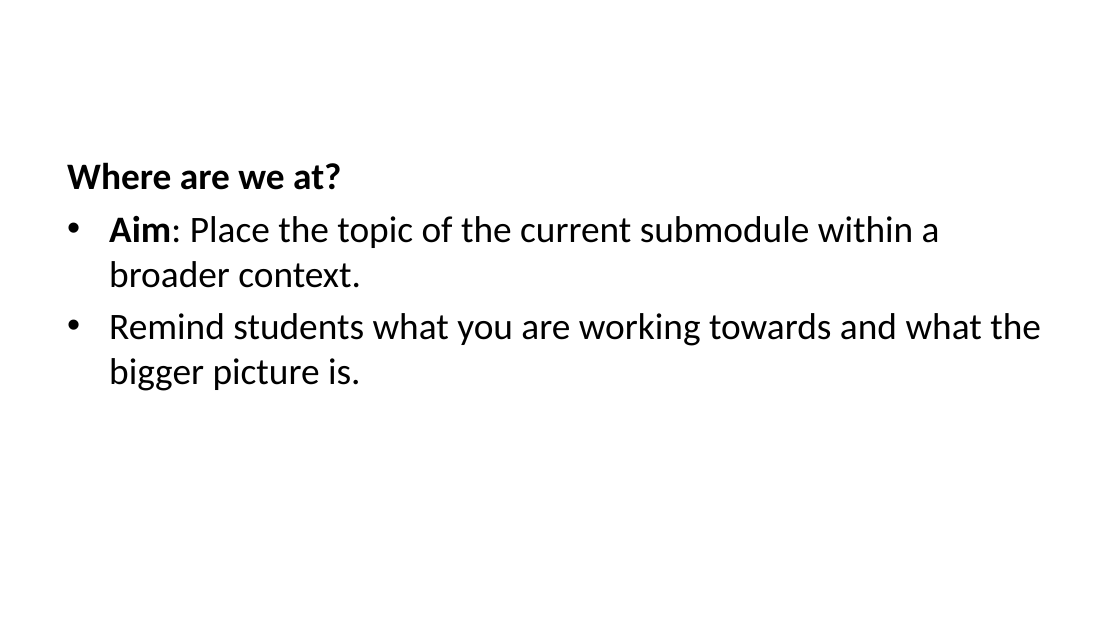
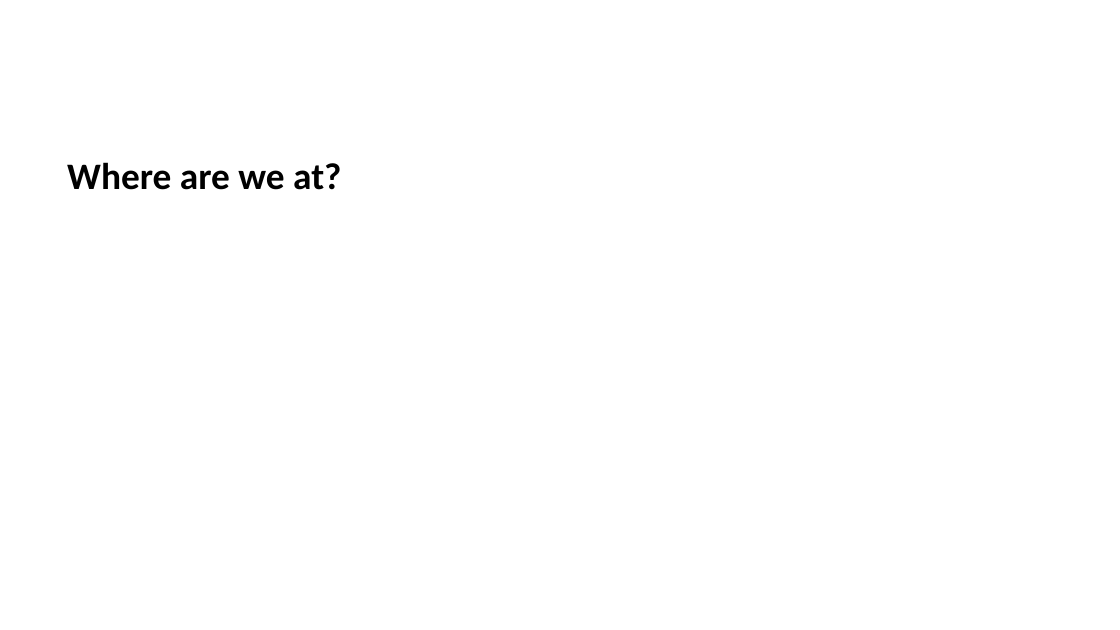
Before and after one commit to lmu-osc/train-the-trainer-student-track-pedagogy, a slide deck: slide 9 of _site/materials/PMM-M4/PMM-M4-S3-Citation-Politics/PMM-M4-S3-Citation-Politics-slides.pptx (slide 10 before the commit). Drawn at 1120x630 pixels with LibreOffice and Linux fonts; fonts in the diff are those of the drawing. Boxes give left, top, right and bottom in pixels: in the first picture for what was removed or moved away, otherwise in the second. Text is boxed around its words. In the diff, an @@ line names an element or a change of style, - is before the commit and + after.

```diff
--- a/_site/materials/PMM-M4/PMM-M4-S3-Citation-Politics/PMM-M4-S3-Citation-Politics-slides.pptx
+++ b/_site/materials/PMM-M4/PMM-M4-S3-Citation-Politics/PMM-M4-S3-Citation-Politics-slides.pptx
@@ text at (x1=109, y1=216, x2=1041, y2=391): paragraphs removed @@
-• Aim: Place the topic of the current submodule within a broader context.
-• Remind students what you are working towards and what the bigger picture is.
```
Also in this commit, not shown: 5 other slides changed, 15 slides added, 14 slides removed, 18 other files.
